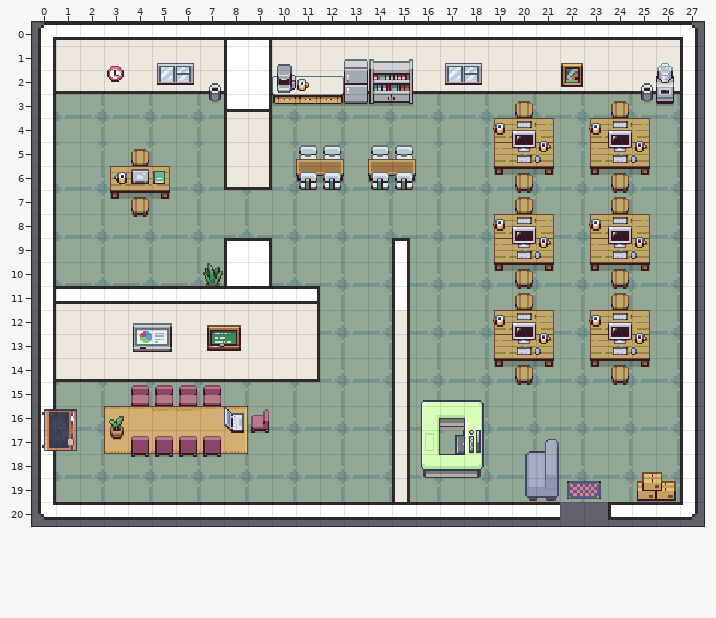
Tiled map (JSON), stored at src/renderer/src/assets/maps/office.tmj. That is the earlier state.
Cells are 16x16 px. Shown: x 0..27, y 0..20.
After:
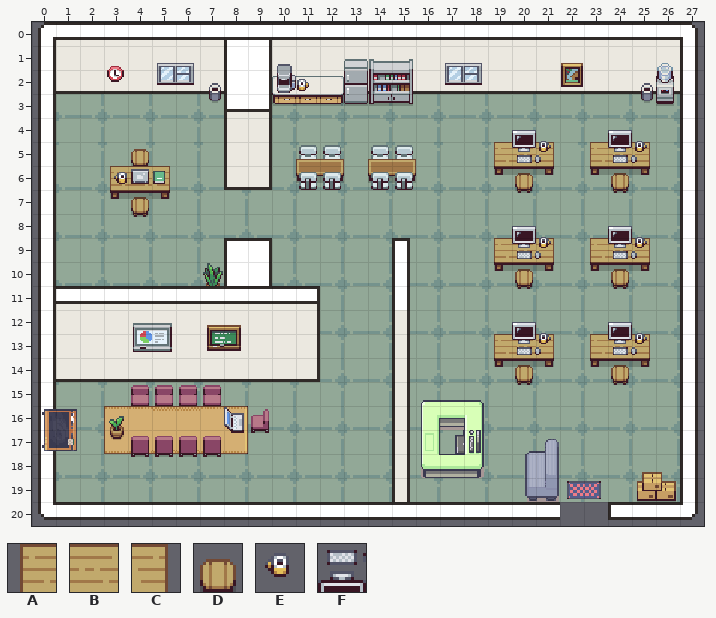
Key: from "office-tileset": A 1, B 2, C 3, D 288, E 333, F 380 flipped up-down.
_ is an empty cell, . an unchanged one.
The exact change:
--- layer "furniture-below"
@@ x 19..25 @@
- 4 ABC.ABC
+ 4 ___.___
@@ x 19..25 @@
- 8 ABC.ABC
+ 8 ___.___
@@ x 19..25 @@
-12 ABC.ABC
+12 ___.___
--- layer "furniture-mid" (removed)
@@ x 19..24 @@
- 3 .D...D
- 4 EF..EF
+ 3 ._..._
+ 4 __..__
@@ x 19..24 @@
- 7 .D...D
- 8 EF..EF
+ 7 ._..._
+ 8 __..__
@@ x 19..24 @@
-11 .D...D
-12 EF..EF
+11 ._..._
+12 __..__
